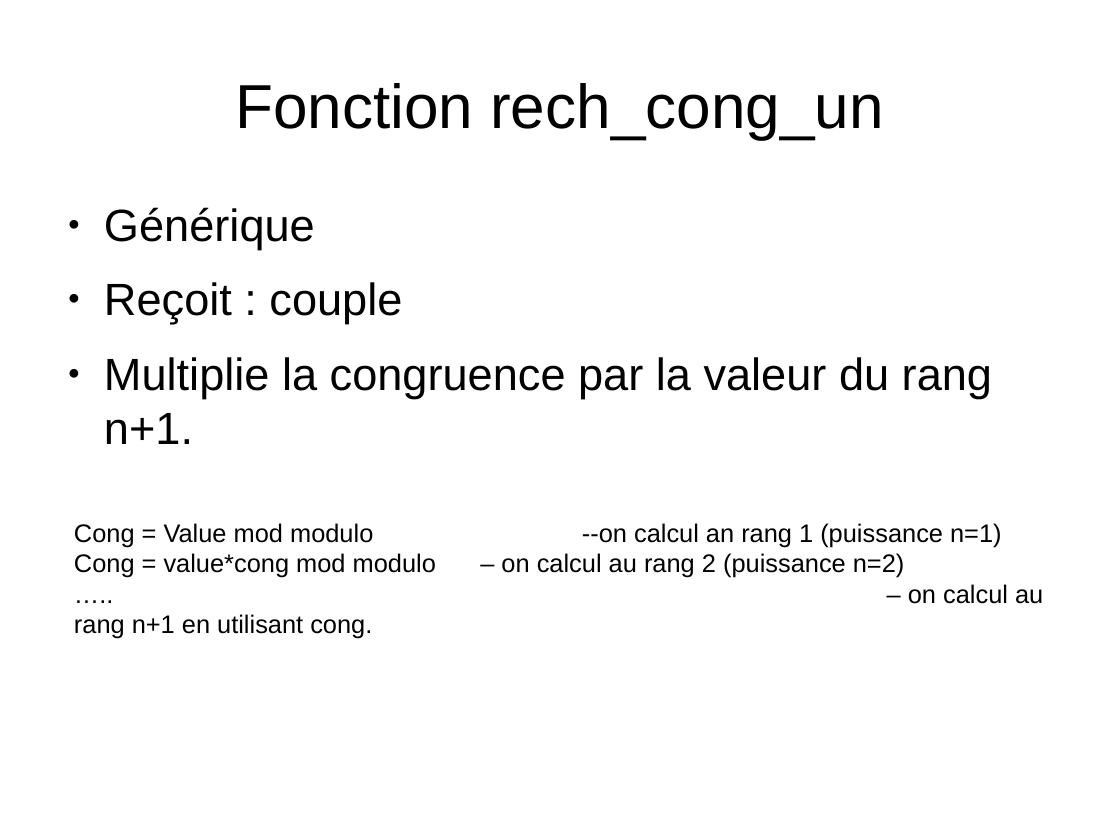
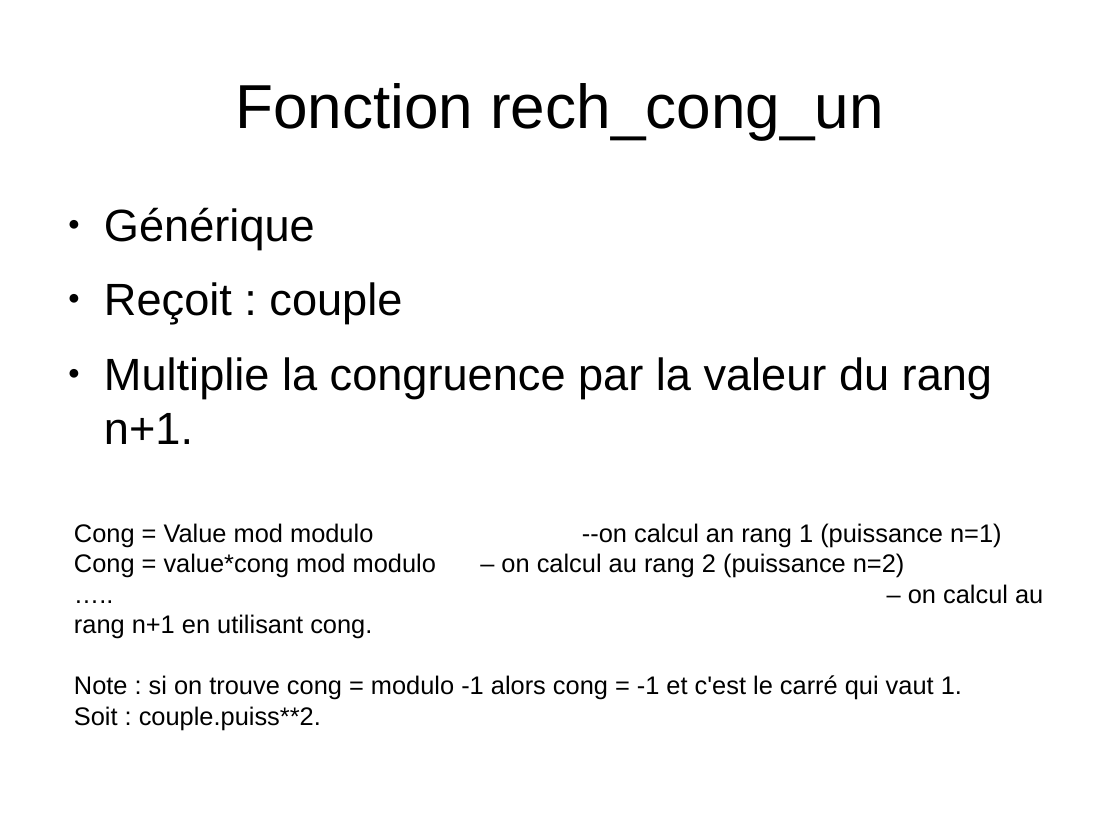
Before and after one commit to CallisteHanriat/congru, a slide deck: slide 9 of schema_congru.odp. Drawn at 1120x840 pixels with LibreOffice and Linux fonts; fonts in the diff are those of the drawing. Boxes give left, top, right and bottom in pixels: in the first picture for what was removed or moved away, otherwise in the second. Text is boxed around its words. In the diff, an @@ line names an element or a change of style, - is before the commit and + after.

Commit message:
Ajout de description pour le fichier schema_congu.odp dans la fonction rech_cong_un \n Ajout de la specification de cette foncton dans p_congruence.ads \n ajout de DEBUT du corps de cette fonction dans p_congruence.adb

```diff
--- a/schema_congru.odp
+++ b/schema_congru.odp
@@ text at (x1=74, y1=675, x2=962, y2=730): paragraphs added @@
+Note : si on trouve cong = modulo -1 alors cong = -1 et c'est le carré qui vaut 1.
+Soit : couple.puiss**2.
```
Also in this commit, not shown: 2 other files.
